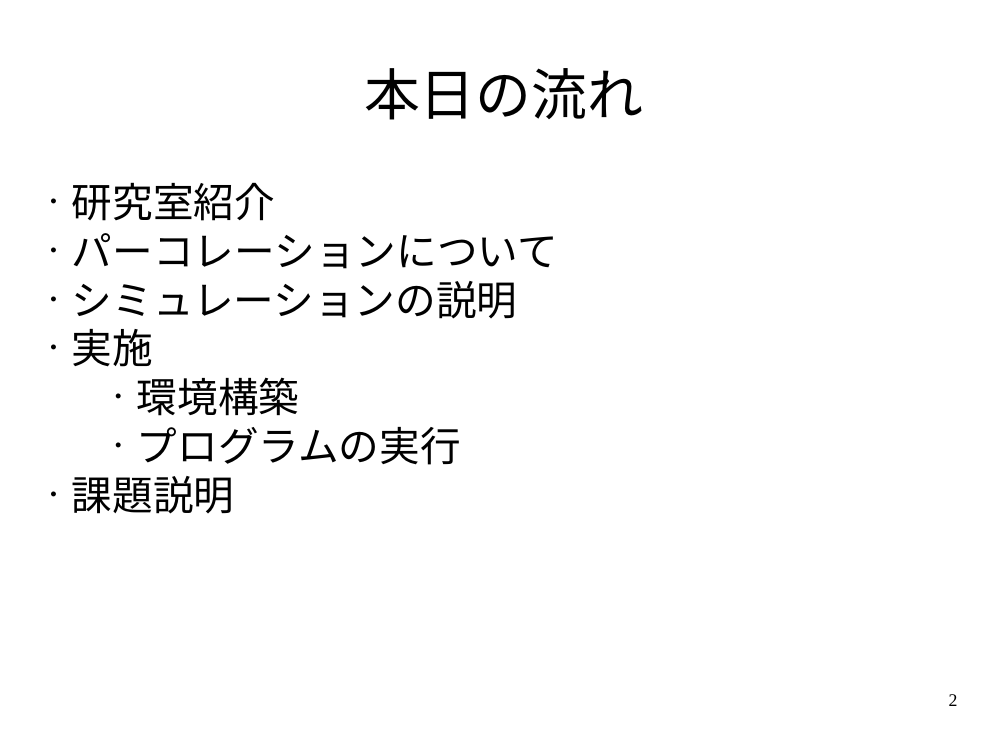
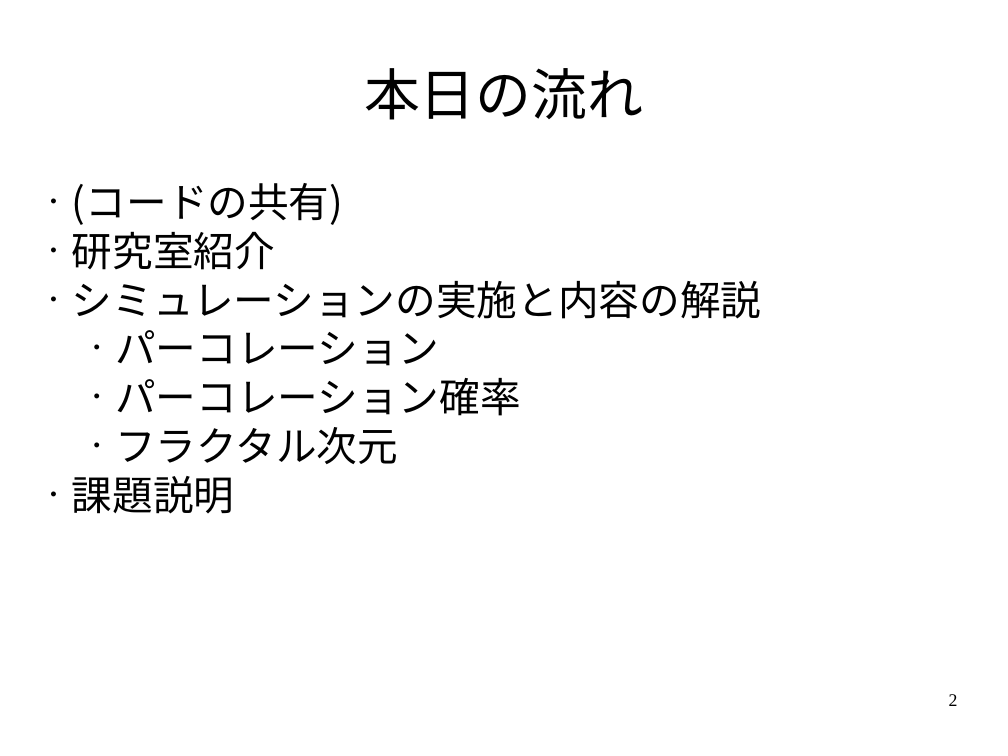
Before and after one commit to ssh0/SCS_yamlab2016, a slide deck: slide 2 of doc/slide.odp. Drawn at 1008x756 pixels with LibreOffice and Linux fonts; fonts in the diff are those of the drawing. Boxes give left, top, right and bottom in pixels: in the first picture for what was removed or moved away, otherwise in the second. Text is boxed around its words. In the diff, an @@ line names an element or a change of style, - is before the commit and + after.

```diff
--- a/doc/slide.odp
+++ b/doc/slide.odp
@@ subtitle at <box>72,183,344,225</box>: paragraph added @@
+• (コードの共有)
@@ subtitle at <box>72,281,761,464</box>: text changed @@
-• パーコレーションについて
-• シミュレーションの説明
-• 実施
-      • 環境構築
-      • プログラムの実行
+• シミュレーションの実施と内容の解説
+    • パーコレーション
+    • パーコレーション確率
+    • フラクタル次元
```
Also in this commit, not shown: 1 other slide changed, 9 slides added.
